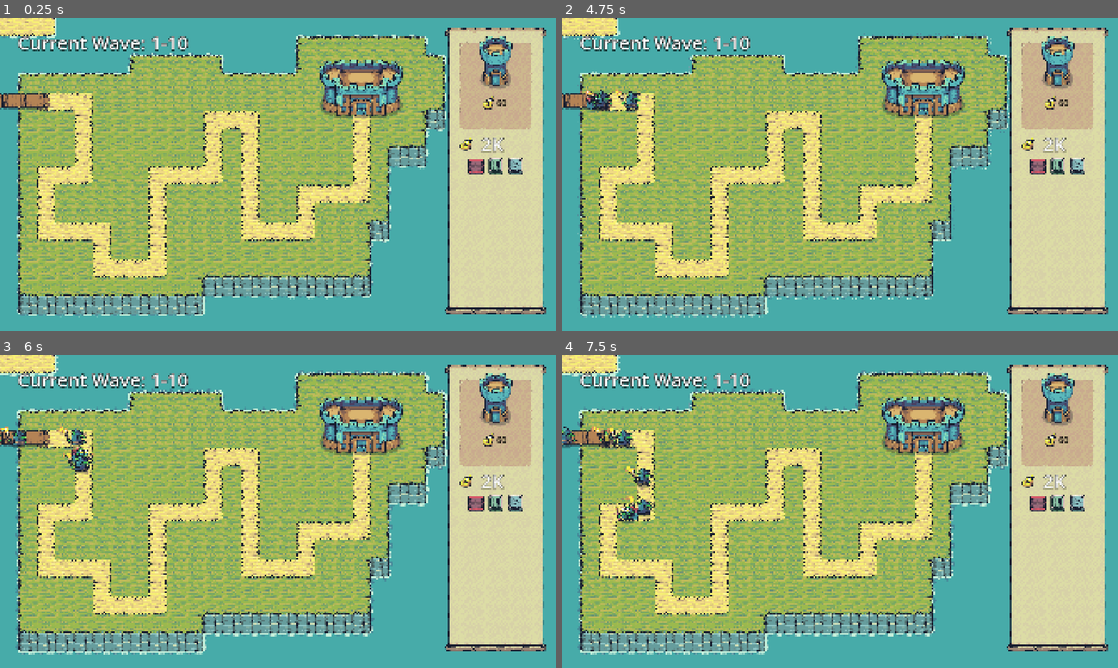
Above: before the commit, frames 1-4 (two rows, left to right).
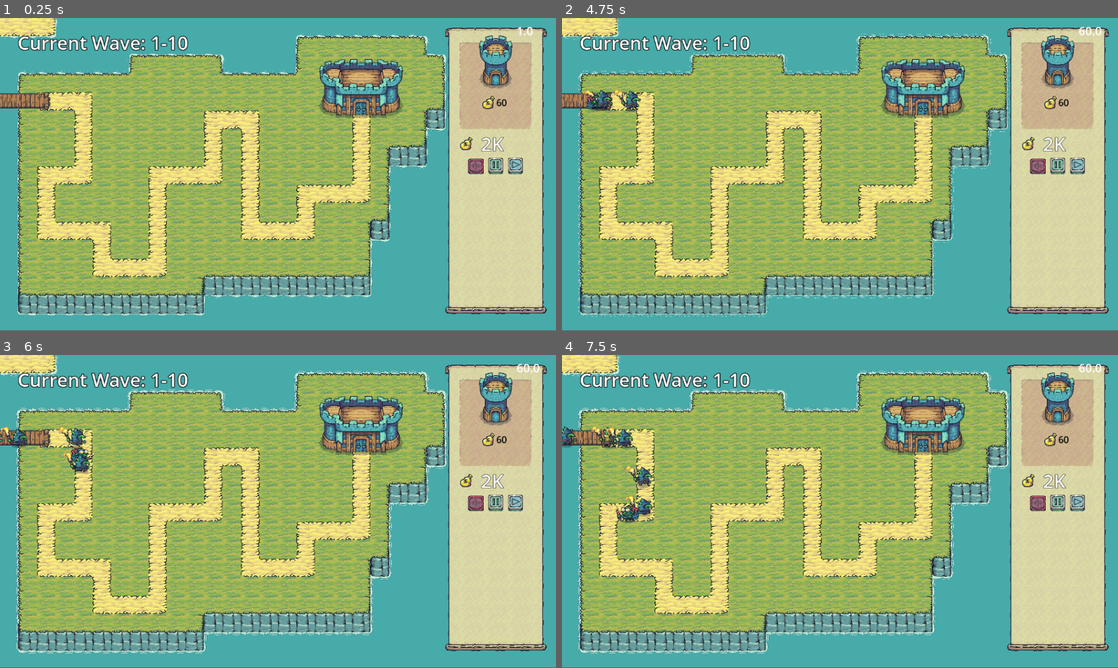
Above: after the commit, the same moments.

Repository: NicoWired/towersmith
Game: Godot game, scene res://source/game/Game.tscn
Same seed, same stepped clock (60 frames per second), same inputs: the game is played once before the commit and once after it. Before the commit the project starts from res://source/levels/level1/Level1.tscn.
Inputs (mouse positions are in pixels of both pictures, inside the frame that each line leads up to):
- Up to frame 1 (0.25 s): no input
- Up to frame 2 (4.75 s): click (1079, 168) at 0.5 s; click (1079, 168) at 1.25 s; click (923, 83) at 2 s; click (923, 83) at 2.75 s; click (923, 83) at 3.5 s; click (1079, 168) at 4.25 s
- Up to frame 3 (6 s): drag from (494, 414) to (361, 420) at 5.02 s; drag from (166, 527) to (361, 420) at 5.77 s
- Up to frame 4 (7.5 s): move the mouse to (895, 442) at 6.52 s; click (895, 442) at 6.67 s; drag from (812, 574) to (1056, 414) at 7.27 s
In our replay, the window is 800x450 before the commit and 800x449 after it. These sizes can differ from the game's own. Grey fills any space a smaller window leaves; there, only what the larger window draws over its background counts as a difference.

The runs differ from the first frame. In frame 1, 21% of the frame differs, in the area x 0-99%, y 0-96%; in frame 2, 21%; in frame 3, 22%; in frame 4, 22%.

Commit message:
reorganize level files

Diff:
--- a/project.godot
+++ b/project.godot
@@ -11,7 +11,7 @@
 [application]
 
 config/name="Towersmith"
-run/main_scene="uid://dn8d5l7xn6mhg"
+run/main_scene="uid://c182k65uiwpye"
 config/features=PackedStringArray("4.5", "Mobile")
 run/max_fps=60
 config/icon="res://icon.svg"
--- a/source/game/Game.tscn
+++ b/source/game/Game.tscn
@@ -1,7 +1,7 @@
 [gd_scene load_steps=3 format=3 uid="uid://c182k65uiwpye"]
 
 [ext_resource type="Script" uid="uid://diop4mo13reij" path="res://source/game/game.gd" id="1_2mpuo"]
-[ext_resource type="PackedScene" uid="uid://dn8d5l7xn6mhg" path="res://source/levels/level1/Level1.tscn" id="3_7luj1"]
+[ext_resource type="PackedScene" uid="uid://dn8d5l7xn6mhg" path="res://source/levels/layouts/Level1.tscn" id="3_7luj1"]
 
 [node name="Game" type="Node"]
 script = ExtResource("1_2mpuo")
@@ -20,3 +20,4 @@
 grow_horizontal = 0
 size_flags_horizontal = 4
 theme_override_font_sizes/font_size = 40
+text = "test"
--- a/source/levels/level1/Level1.tscn
+++ b/source/levels/layouts/Level1.tscn
@@ -1,6 +1,6 @@
 [gd_scene load_steps=8 format=4 uid="uid://dn8d5l7xn6mhg"]
 
-[ext_resource type="Script" uid="uid://d3tnfmqrs6bls" path="res://source/levels/level1/level1.gd" id="1_27su2"]
+[ext_resource type="Script" uid="uid://d3tnfmqrs6bls" path="res://source/levels/level.gd" id="1_27su2"]
 [ext_resource type="TileSet" uid="uid://dbuoem2h83kg4" path="res://source/levels/levels_tile_set.tres" id="2_p21y6"]
 [ext_resource type="Script" uid="uid://uctgg1bdix62" path="res://source/controls/drop_control.gd" id="4_b6prr"]
 [ext_resource type="PackedScene" uid="uid://bpypkidrbqm2b" path="res://source/buildings/castle/castle.tscn" id="4_kf0gc"]
--- a/source/levels/level1/level1.gd
+++ b/source/levels/level.gd
@@ -1,4 +1,4 @@
-class_name Level1
+class_name Level
 extends Node2D
 
 enum game_states {
